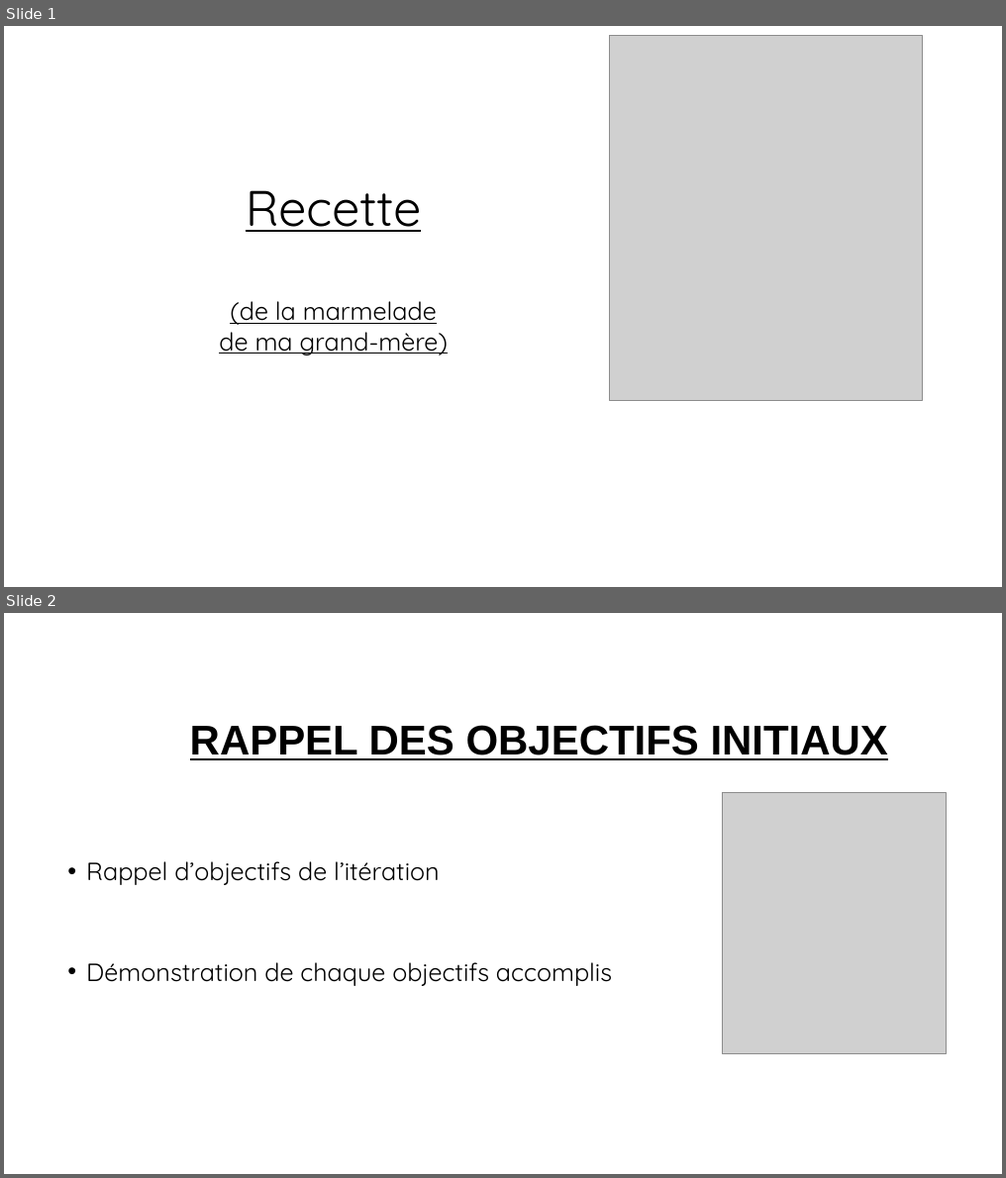
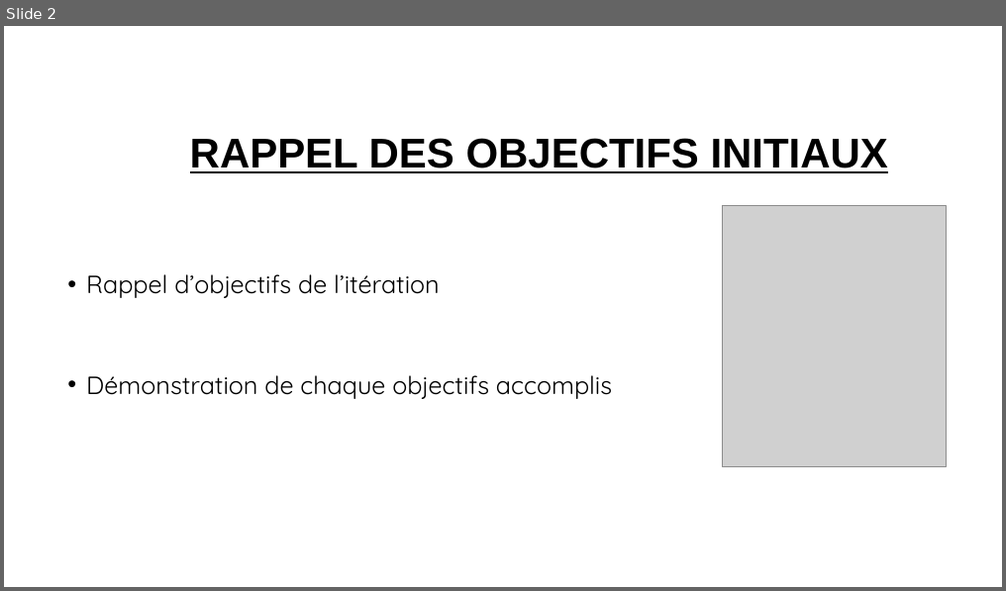
Before and after one commit to jerometea/Projet-BlueTouffe, a slide deck: Avant-projet/Ité3.pptx. Shown one above the other, each under a label of ours: slides 1 and 2 before the commit, slide 2 after it. The pictures are 1006x1178 and 1006x591 pixels, drawn with LibreOffice and Linux fonts; fonts in the diff are those of the drawing; grey boxes stand for pictures; background and template pictures are left out. Boxes give left, top, right and bottom in pixels: in the first picture for what was removed or moved away, otherwise in the second. Text is boxed around its words. In the diff, an @@ line names an element or a change of style, - is before the commit and + after.

```diff
--- a/Avant-projet/Ité3.pptx
+++ b/Avant-projet/Ité3.pptx
@@ slide 1 removed at (x1=4, y1=26, x2=1002, y2=587), background #FFFFFF @@
@@ picture removed at (x1=610, y1=35, x2=922, y2=401) @@
@@ text removed at (x1=219, y1=190, x2=448, y2=356) @@
-Recette
-(de la marmelade
-de ma grand-mère)
```
Also in this commit, not shown: 1 slide added, 8 other files.
